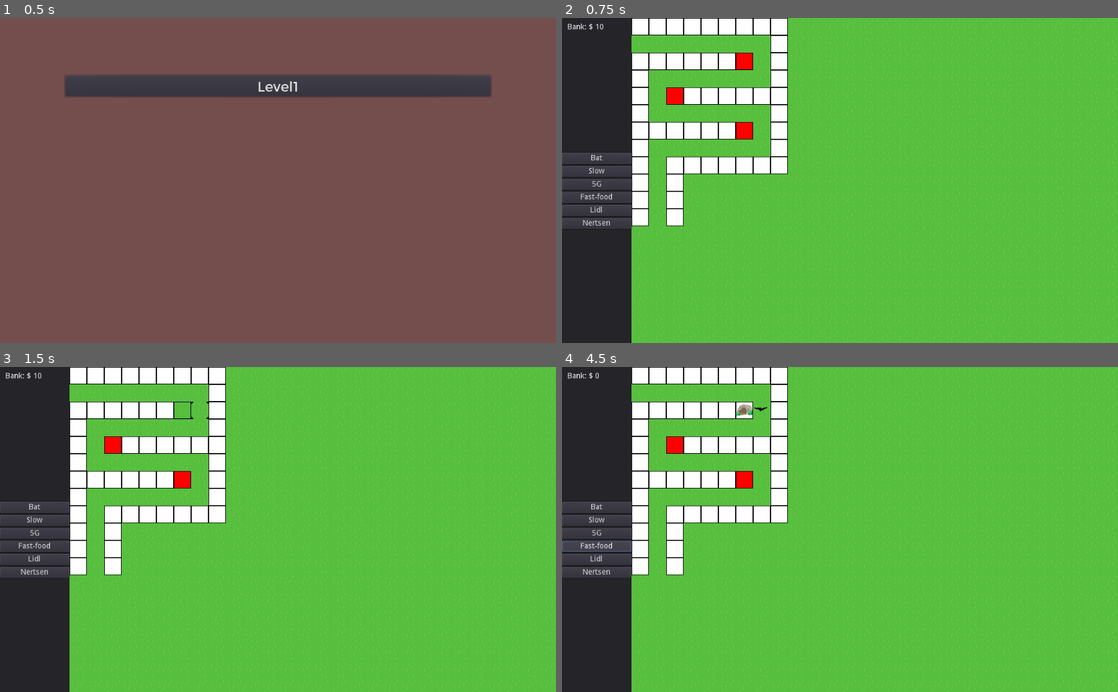
Above: before the commit, frames 1-4 (two rows, left to right).
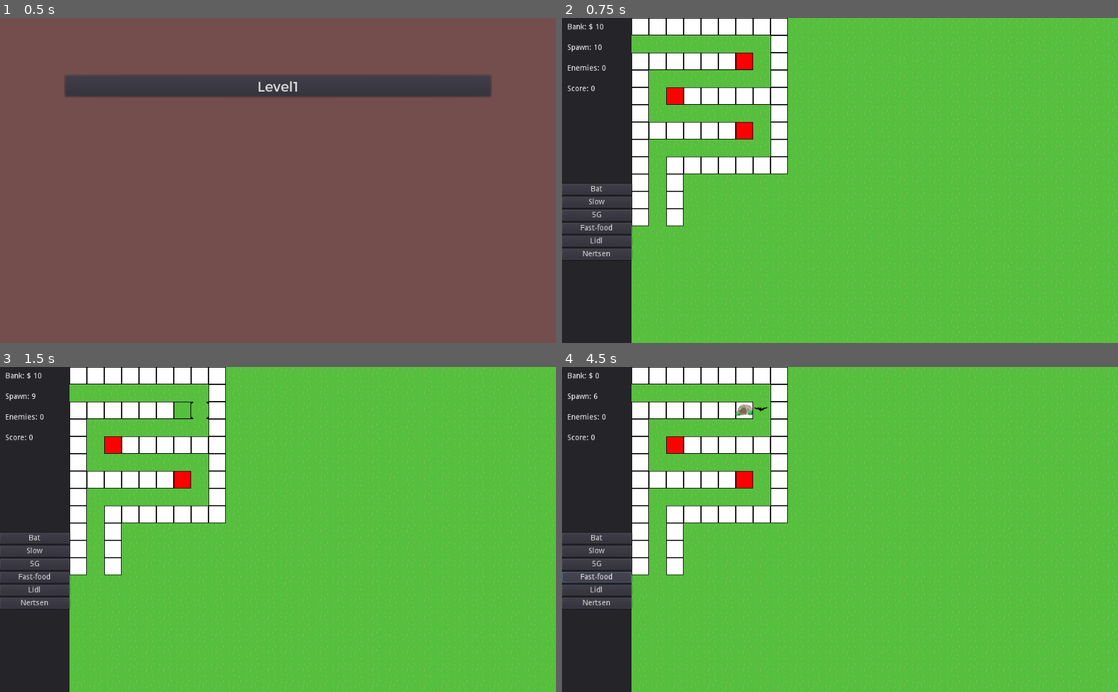
Above: after the commit, the same moments.

Repository: S-D-V-A-S-M-V-V-I-C-T-S-S-BAGGER/CovidTowerDefense
Game: Godot game, scene res://Menus/MainMenu/MainMenu.tscn
Two runs of this game, one before a commit and one after it. Both use one fixed random seed, a clock stepped at 60 frames per second and the inputs below.
Inputs (mouse positions are in pixels of both pictures, inside the frame that each line leads up to):
- Up to frame 1 (0.5 s): no input
- Up to frame 2 (0.75 s): click "Level1" at 0.5 s
- Up to frame 3 (1.5 s): click (183, 409) at 1.27 s
- Up to frame 4 (4.5 s): click "Bat" at 2 s; click "Slow" at 2.75 s; click "5G" at 3.5 s; click "Fast-food" at 4.25 s

Frame 1 is identical in both runs. In frame 2, 2.2% of the frame differs, in the area x 0-13%, y 8-75%; in frame 3, 2.1%; in frame 4, 2.4%.

Commit message:
Upgraded HUD

Diff:
--- /dev/null
+++ b/Gui/HUD.gd
@@ -0,0 +1,32 @@
+extends MarginContainer
+
+
+# Declare member variables here. Examples:
+# var a: int = 2
+# var b: String = "text"
+
+export (NodePath) var spawner_path
+var spawn_time_label : Label
+var spawner : Node
+
+export (NodePath) var enemy_parent_path
+var enemy_counter_label : Label
+var enemy_parent : Node
+
+# Called when the node enters the scene tree for the first time.
+func _ready() -> void:
+	spawn_time_label = $SideBar/SpawnTimer/HBox/TimerLabel
+	spawner = get_node(spawner_path)
+	enemy_counter_label = $SideBar/Score/HBox/ScoreValueLabel
+	enemy_parent = get_node(enemy_parent_path)
+
+# Called every frame. 'delta' is the elapsed time since the previous frame.
+func _process(delta: float) -> void:
+
+	if spawner:
+		var spawner_time = 	stepify(spawner.spawn_timer, 1)
+		spawn_time_label.text = str(spawner_time)
+
+	if enemy_parent:
+		var enemy_count = enemy_parent.get_child_count()
+		enemy_counter_label.text = str(enemy_count)
--- a/Gui/HUD.tscn
+++ b/Gui/HUD.tscn
@@ -9,11 +9,13 @@
 [ext_resource path="res://Towers/LidlTower.tscn" type="PackedScene" id=7]
 [ext_resource path="res://Towers/NertsTower.tscn" type="PackedScene" id=8]
 [ext_resource path="res://Towers/FastfoodTower.tscn" type="PackedScene" id=9]
+[ext_resource path="res://Gui/HUD.gd" type="Script" id=11]
 
 [node name="HUD" type="MarginContainer"]
 anchor_right = 1.0
 anchor_bottom = 1.0
 custom_constants/margin_right = 896
+script = ExtResource( 11 )
 __meta__ = {
 "_edit_use_anchors_": false
 }
@@ -65,8 +67,86 @@
 margin_bottom = 14.0
 text = "0"
 
+[node name="SpawnTimer" type="MarginContainer" parent="SideBar"]
+margin_top = 38.0
+margin_right = 128.0
+margin_bottom = 72.0
+custom_constants/margin_right = 10
+custom_constants/margin_top = 10
+custom_constants/margin_left = 10
+custom_constants/margin_bottom = 10
+
+[node name="HBox" type="HBoxContainer" parent="SideBar/SpawnTimer"]
+margin_left = 10.0
+margin_top = 10.0
+margin_right = 118.0
+margin_bottom = 24.0
+
+[node name="SpawnLabel" type="Label" parent="SideBar/SpawnTimer/HBox"]
+margin_right = 44.0
+margin_bottom = 14.0
+text = "Spawn:"
+
+[node name="TimerLabel" type="Label" parent="SideBar/SpawnTimer/HBox"]
+margin_left = 48.0
+margin_right = 68.0
+margin_bottom = 14.0
+text = "0.0"
+
+[node name="EnemyCounter" type="MarginContainer" parent="SideBar"]
+margin_top = 76.0
+margin_right = 128.0
+margin_bottom = 110.0
+custom_constants/margin_right = 10
+custom_constants/margin_top = 10
+custom_constants/margin_left = 10
+custom_constants/margin_bottom = 10
+
+[node name="HBox" type="HBoxContainer" parent="SideBar/EnemyCounter"]
+margin_left = 10.0
+margin_top = 10.0
+margin_right = 118.0
+margin_bottom = 24.0
+
+[node name="EnemyCounterLabel" type="Label" parent="SideBar/EnemyCounter/HBox"]
+margin_right = 59.0
+margin_bottom = 14.0
+text = "Enemies:"
+
+[node name="EnemyCounterValueLabel" type="Label" parent="SideBar/EnemyCounter/HBox"]
+margin_left = 63.0
+margin_right = 71.0
+margin_bottom = 14.0
+text = "0"
+
+[node name="Score" type="MarginContainer" parent="SideBar"]
+margin_top = 114.0
+margin_right = 128.0
+margin_bottom = 148.0
+custom_constants/margin_right = 10
+custom_constants/margin_top = 10
+custom_constants/margin_left = 10
+custom_constants/margin_bottom = 10
+
+[node name="HBox" type="HBoxContainer" parent="SideBar/Score"]
+margin_left = 10.0
+margin_top = 10.0
+margin_right = 118.0
+margin_bottom = 24.0
+
+[node name="ScoreLabel" type="Label" parent="SideBar/Score/HBox"]
+margin_right = 39.0
+margin_bottom = 14.0
+text = "Score:"
+
+[node name="ScoreValueLabel" type="Label" parent="SideBar/Score/HBox"]
+margin_left = 43.0
+margin_right = 51.0
+margin_bottom = 14.0
+text = "0"
+
 [node name="TowerOptions" type="VBoxContainer" parent="SideBar"]
-margin_top = 38.0
+margin_top = 152.0
 margin_right = 128.0
 margin_bottom = 600.0
 size_flags_horizontal = 3
@@ -84,45 +164,45 @@
 nerts_tower = ExtResource( 8 )
 
 [node name="BatTower" type="Button" parent="SideBar/TowerOptions"]
-margin_top = 211.0
-margin_right = 128.0
-margin_bottom = 231.0
+margin_top = 154.0
+margin_right = 128.0
+margin_bottom = 174.0
 text = "Bat"
 __meta__ = {
 "_edit_use_anchors_": false
 }
 
 [node name="SlowTower" type="Button" parent="SideBar/TowerOptions"]
-margin_top = 235.0
-margin_right = 128.0
-margin_bottom = 255.0
+margin_top = 178.0
+margin_right = 128.0
+margin_bottom = 198.0
 text = "Slow"
 __meta__ = {
 "_edit_use_anchors_": false
 }
 
 [node name="CellTower" type="Button" parent="SideBar/TowerOptions"]
-margin_top = 259.0
-margin_right = 128.0
-margin_bottom = 279.0
+margin_top = 202.0
+margin_right = 128.0
+margin_bottom = 222.0
 text = "5G"
 
 [node name="FastfoodTower" type="Button" parent="SideBar/TowerOptions"]
-margin_top = 283.0
-margin_right = 128.0
-margin_bottom = 303.0
+margin_top = 226.0
+margin_right = 128.0
+margin_bottom = 246.0
 text = "Fast-food"
 
 [node name="LidlTower" type="Button" parent="SideBar/TowerOptions"]
-margin_top = 307.0
-margin_right = 128.0
-margin_bottom = 327.0
+margin_top = 250.0
+margin_right = 128.0
+margin_bottom = 270.0
 text = "Lidl"
 
 [node name="NertsTower" type="Button" parent="SideBar/TowerOptions"]
-margin_top = 331.0
-margin_right = 128.0
-margin_bottom = 351.0
+margin_top = 274.0
+margin_right = 128.0
+margin_bottom = 294.0
 text = "Nertsen"
 
 [connection signal="pressed" from="SideBar/TowerOptions/BatTower" to="SideBar/TowerOptions" method="_on_BatTower_pressed"]
--- a/Levels/BaseLevel.tscn
+++ b/Levels/BaseLevel.tscn
@@ -71,46 +71,46 @@
 position = Vector2( 423.898, 460.764 )
 
 [node name="BatTower" parent="HUD/SideBar/TowerOptions" index="0"]
-margin_top = 175.0
-margin_bottom = 195.0
+margin_top = 156.0
+margin_bottom = 176.0
 
 [node name="SlowTower" parent="HUD/SideBar/TowerOptions" index="1"]
-margin_top = 199.0
-margin_bottom = 219.0
+margin_top = 180.0
+margin_bottom = 200.0
 
 [node name="CellTower" parent="HUD/SideBar/TowerOptions" index="2"]
-margin_top = 223.0
-margin_bottom = 243.0
+margin_top = 204.0
+margin_bottom = 224.0
 
 [node name="LidlTower" type="Button" parent="HUD/SideBar/TowerOptions" index="3"]
-margin_top = 247.0
+margin_top = 228.0
 margin_right = 128.0
-margin_bottom = 267.0
+margin_bottom = 248.0
 text = "Lidl"
 
 [node name="FastfoodTower" type="Button" parent="HUD/SideBar/TowerOptions" index="4"]
-margin_top = 271.0
+margin_top = 252.0
 margin_right = 128.0
-margin_bottom = 291.0
+margin_bottom = 272.0
 text = "Fast-food"
 
 [node name="NertsTower" type="Button" parent="HUD/SideBar/TowerOptions" index="5"]
-margin_top = 295.0
+margin_top = 276.0
 margin_right = 128.0
-margin_bottom = 315.0
+margin_bottom = 296.0
 text = "Nertsen"
 
 [node name="FastfoodTower" parent="HUD/SideBar/TowerOptions" index="6"]
-margin_top = 319.0
-margin_bottom = 339.0
+margin_top = 300.0
+margin_bottom = 320.0
 
 [node name="LidlTower" parent="HUD/SideBar/TowerOptions" index="7"]
-margin_top = 343.0
-margin_bottom = 363.0
+margin_top = 324.0
+margin_bottom = 344.0
 
 [node name="NertsTower" parent="HUD/SideBar/TowerOptions" index="8"]
-margin_top = 367.0
-margin_bottom = 387.0
+margin_top = 348.0
+margin_bottom = 368.0
 
 [editable path="HUD"]
 [editable path="HUD/TowerPositions/TowerPlacer"]
--- /dev/null
+++ b/Levels/Level.gd
@@ -0,0 +1,39 @@
+extends Control
+class_name Level
+
+
+# Declare member variables here. Examples:
+var enemies_spawned : int = 0
+
+var enemies_killed : int = 0
+
+var enemies_arrived : int = 0
+
+var spawner_done : bool = false
+
+
+# Called when the node enters the scene tree for the first time.
+func _ready() -> void:
+	pass # Replace with function body.
+
+
+# Called every frame. 'delta' is the elapsed time since the previous frame.
+func _process(delta: float) -> void:
+	var enemies_alive = get_living_enemy_count()
+
+	if spawner_done and enemies_alive == 0:
+		show_end_screen()
+
+
+func get_living_enemy_count() -> int:
+	var enemies_alive = enemies_spawned - enemies_killed - enemies_arrived
+	return enemies_alive
+
+
+func calculate_score() -> int:
+	var score = enemies_spawned * 5 - enemies_arrived * 20
+	return score
+
+
+func show_end_screen() -> void:
+	$EndScreen.visible = true
--- a/Levels/Level1.tscn
+++ b/Levels/Level1.tscn
@@ -1,8 +1,11 @@
-[gd_scene load_steps=10 format=2]
+[gd_scene load_steps=15 format=2]
 
 [ext_resource path="res://PlaceHolders/PlaceHolderTile.png" type="Texture" id=1]
 [ext_resource path="res://PlaceHolders/Background.png" type="Texture" id=2]
 [ext_resource path="res://Enemies/Enemy.tscn" type="PackedScene" id=3]
+[ext_resource path="res://Levels/Level.gd" type="Script" id=4]
+[ext_resource path="res://Sprites/MilasianCircaBoldPERSONAL.ttf" type="DynamicFontData" id=5]
+[ext_resource path="res://Sprites/Trueno-wml2.otf" type="DynamicFontData" id=6]
 [ext_resource path="res://Gui/HUD.tscn" type="PackedScene" id=8]
 [ext_resource path="res://Gui/TowerPlacer.tscn" type="PackedScene" id=9]
 [ext_resource path="res://Levels/Waves/Spawner.tscn" type="PackedScene" id=10]
@@ -29,9 +32,20 @@
 "points": PoolVector2Array( 0, 0, 0, 0, 68.8609, 47.4736, 0, 0, 0, 0, 363.017, 51.7162, 0, 0, 0, 0, 364.431, 113.942, 0, 0, 0, 0, 174.927, 113.942, 0, 0, 0, 0, 172.098, 177.581, 0, 0, 0, 0, 367.26, 177.581, 0, 0, 0, 0, 365.846, 238.392, 0, 0, 0, 0, 176.341, 241.221, 0, 0, 0, 0, 173.513, 434.968 )
 }
 
+[sub_resource type="DynamicFont" id=3]
+size = 80
+use_filter = true
+font_data = ExtResource( 5 )
+
+[sub_resource type="DynamicFont" id=4]
+size = 24
+use_filter = true
+font_data = ExtResource( 6 )
+
 [node name="LevelTemplate" type="Control"]
 anchor_right = 1.0
 anchor_bottom = 1.0
+script = ExtResource( 4 )
 __meta__ = {
 "_edit_use_anchors_": false
 }
@@ -61,12 +75,17 @@
 [node name="Path" type="Path2D" parent="."]
 curve = SubResource( 2 )
 
-[node name="SpawnPoint" parent="." instance=ExtResource( 10 )]
+[node name="Spawner" parent="." instance=ExtResource( 10 )]
 position = Vector2( 142.835, 48.0829 )
 path = NodePath("../Path")
-wave_parent = NodePath("../Waves")
+wave_parent_path = NodePath("../Waves")
+enemy_parent_path = NodePath("../Enemies")
+
+[node name="Enemies" type="Node" parent="."]
 
 [node name="HUD" parent="." instance=ExtResource( 8 )]
+spawner_path = NodePath("../Spawner")
+enemy_parent_path = NodePath("../Enemies")
 
 [node name="TowerPlacer" parent="HUD/TowerPositions" index="0" instance=ExtResource( 9 )]
 position = Vector2( 336, 80 )
@@ -89,6 +108,54 @@
 [node name="Bank" parent="HUD/SideBar" index="0"]
 money = 10
 
+[node name="EndScreen" type="ColorRect" parent="."]
+visible = false
+anchor_right = 1.0
+anchor_bottom = 1.0
+color = Color( 0.376471, 0.376471, 0.376471, 1 )
+__meta__ = {
+"_edit_use_anchors_": false
+}
+
+[node name="CenterContainer" type="CenterContainer" parent="EndScreen"]
+anchor_right = 1.0
+anchor_bottom = 1.0
+__meta__ = {
+"_edit_use_anchors_": false
+}
+
+[node name="VBoxContainer" type="VBoxContainer" parent="EndScreen/CenterContainer"]
+margin_left = 301.0
+margin_top = 243.0
+margin_right = 723.0
+margin_bottom = 357.0
+
+[node name="FinishedLabel" type="Label" parent="EndScreen/CenterContainer/VBoxContainer"]
+margin_right = 422.0
+margin_bottom = 80.0
+custom_fonts/font = SubResource( 3 )
+text = "Level Finished!"
+
+[node name="HBoxContainer" type="HBoxContainer" parent="EndScreen/CenterContainer/VBoxContainer"]
+margin_top = 84.0
+margin_right = 422.0
+margin_bottom = 114.0
+alignment = 1
+
+[node name="FinalScoreLabel" type="Label" parent="EndScreen/CenterContainer/VBoxContainer/HBoxContainer"]
+margin_left = 132.0
+margin_right = 268.0
+margin_bottom = 30.0
+custom_fonts/font = SubResource( 4 )
+text = "Final Score:"
+
+[node name="FinalScoreValueLabel" type="Label" parent="EndScreen/CenterContainer/VBoxContainer/HBoxContainer"]
+margin_left = 272.0
+margin_right = 289.0
+margin_bottom = 30.0
+custom_fonts/font = SubResource( 4 )
+text = "0"
+
 [editable path="HUD"]
 [editable path="HUD/TowerPositions/TowerPlacer"]
 [editable path="HUD/TowerPositions/TowerPlacer2"]
--- a/Levels/Waves/Spawner.gd
+++ b/Levels/Waves/Spawner.gd
@@ -9,7 +9,12 @@
 
 var spawn_timer := 0.0
 
-export (NodePath) var wave_parent
+export (NodePath) var wave_parent_path
+export (NodePath) var enemy_parent_path
+
+var level : Level
+
+var enemies_parent : Node
 
 var waves : Array
 
@@ -17,23 +22,25 @@
 
 # Called when the node enters the scene tree for the first time.
 func _ready() -> void:
-	waves = get_node(wave_parent).get_children()
+	level = owner
+	waves = get_node(wave_parent_path).get_children()
+	enemies_parent = get_node(enemy_parent_path)
 	load_wave()
 
 
 # Called every frame. 'delta' is the elapsed time since the previous frame.
 func _process(delta: float) -> void:
-	spawn_timer += delta
+	spawn_timer -= delta
 
-	if spawn_timer >= time_between_spawns:
+	if spawn_timer <= 0:
 		spawn()
-		spawn_timer -= time_between_spawns
+		spawn_timer += time_between_spawns
 
 
 func load_wave():
 	var wave : Node = waves.pop_front()
 	if wave:
-		spawn_timer = -wave.time_before_start
+		spawn_timer = wave.time_before_start
 		time_between_spawns = wave.time_between_enemies
 		enemies = wave.enemies
 	else:
@@ -49,6 +56,7 @@
 	if enemy_scene:
 		var enemy = enemy_scene.instance()
 		enemy.get_node("Path").curve = get_node(path).curve
-		owner.add_child(enemy)
+		enemies_parent.add_child(enemy)
+		level.enemies_spawned += 1
 	else:
 		load_wave()
--- a/project.godot
+++ b/project.godot
@@ -24,6 +24,11 @@
 "language": "GDScript",
 "path": "res://Enemies/Enemy.gd"
 }, {
+"base": "Control",
+"class": "Level",
+"language": "GDScript",
+"path": "res://Levels/Level.gd"
+}, {
 "base": "Effect",
 "class": "ShieldEffect",
 "language": "GDScript",
@@ -48,6 +53,7 @@
 "CoronaEffect": "",
 "Effect": "",
 "Enemy": "",
+"Level": "",
 "ShieldEffect": "",
 "SlowEffect": "",
 "Wave": "",
Not shown: 1 places in Gui/HUD.tscn that only renumber resources
